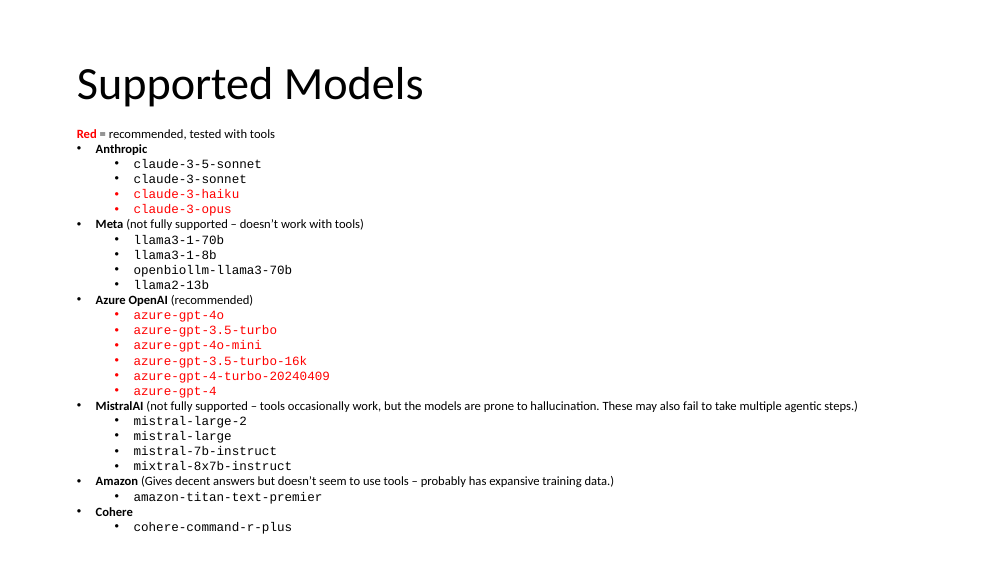
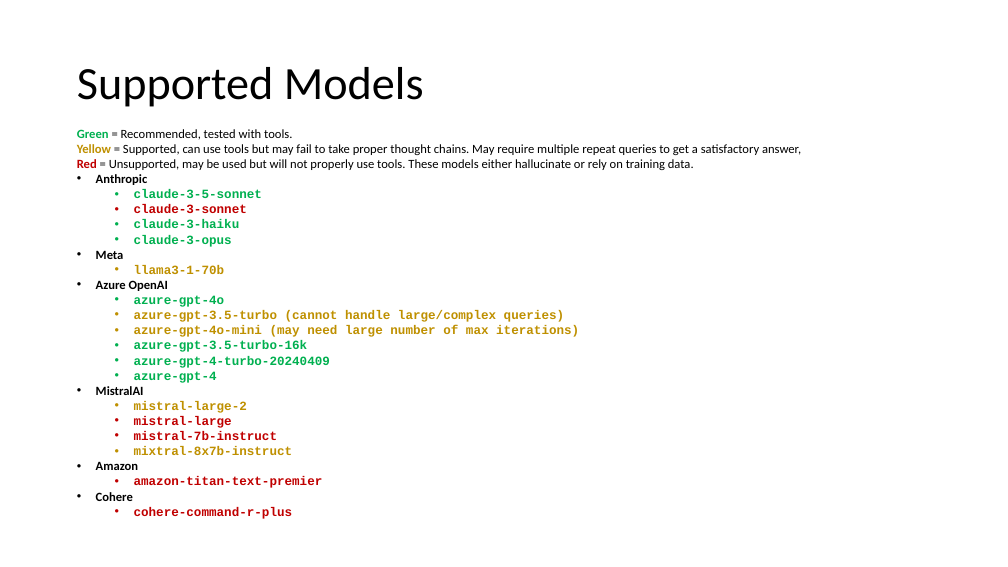
Before and after one commit to NIEHS/ToxPipe, a slide deck: slide 6 of ToxPipe API Guide.pptx. Drawn at 1008x567 pixels with LibreOffice and Linux fonts; fonts in the diff are those of the drawing. Boxes give left, top, right and bottom in pixels: in the first picture for what was removed or moved away, otherwise in the second. Text is boxed around its words. In the diff, an @@ line names an element or a change of style, - is before the commit and + after.

Commit message:
Refactor + persistent storage
- Adds Postgres connection for persistent agentic memory
- Adds option to configure max retry number of an agent
- Overhauls literature search to be more effective
- Overhauls internal prompt for LLM to allow for more consistent formatting, tool use, and allowance of knowledge from the model's training data
- Improves tool descriptions, so more tools should be used going forward

```diff
--- a/ToxPipe API Guide.pptx
+++ b/ToxPipe API Guide.pptx
@@ text at <box>77,129,801,170</box>: text changed @@
-Red = recommended, tested with tools
+Green = Recommended, tested with tools.
+Yellow = Supported, can use tools but may fail to take proper thought chains. May require multiple repeat queries to get a satisfactory answer,
+Red = Unsupported, may be used but will not properly use tools. These models either hallucinate or rely on training data.
@@ text at <box>134,189,330,519</box>: text colour #000000 to #00B050 in "claude-3-5-sonnet"; bold on in "claude-3-5-sonnet", "claude-3-sonnet", "claude-3-haiku", "claude-3-opus" and 11 more places; text colour #000000 to #C00000 in "claude-3-sonnet", "mistral-large", "mistral-7b-instruct", "amazon-titan-text-premier" and 1 more places; text colour #FF0000 to #00B050 in "claude-3-haiku", "claude-3-opus", "azure-gpt-4o", "azure-gpt-3.5-turbo-16k" and 2 more places; text colour #000000 to #BF9000 in "llama3-1-70b", "mistral-large-2", "mixtral-8x7b-instruct" @@
@@ text at <box>96,251,124,259</box>: text changed; bold on @@
-• Meta (not fully supported – doesn’t work with tools)
+• Meta
@@ text at <box>96,280,168,291</box>: text changed; font Courier New to Calibri; bold on @@
-  • llama3-1-8b
-  • openbiollm-llama3-70b
-  • llama2-13b
-• Azure OpenAI (recommended)
+• Azure OpenAI
@@ text at <box>134,310,579,337</box>: text changed; text colour #FF0000 to #BF9000; bold on @@
-  • azure-gpt-3.5-turbo
-  • azure-gpt-4o-mini
+  • azure-gpt-3.5-turbo (cannot handle large/complex queries)
+  • azure-gpt-4o-mini (may need large number of max iterations)
@@ text at <box>96,386,144,395</box>: text changed; bold on @@
-• MistralAI (not fully supported – tools occasionally work, but the models are prone to hallucination. These may also fail to take multiple agentic steps.)
+• MistralAI
@@ text at <box>96,461,138,470</box>: text changed; bold on @@
-• Amazon (Gives decent answers but doesn’t seem to use tools – probably has expansive training data.)
+• Amazon
```
Also in this commit, not shown: 7 other files.
